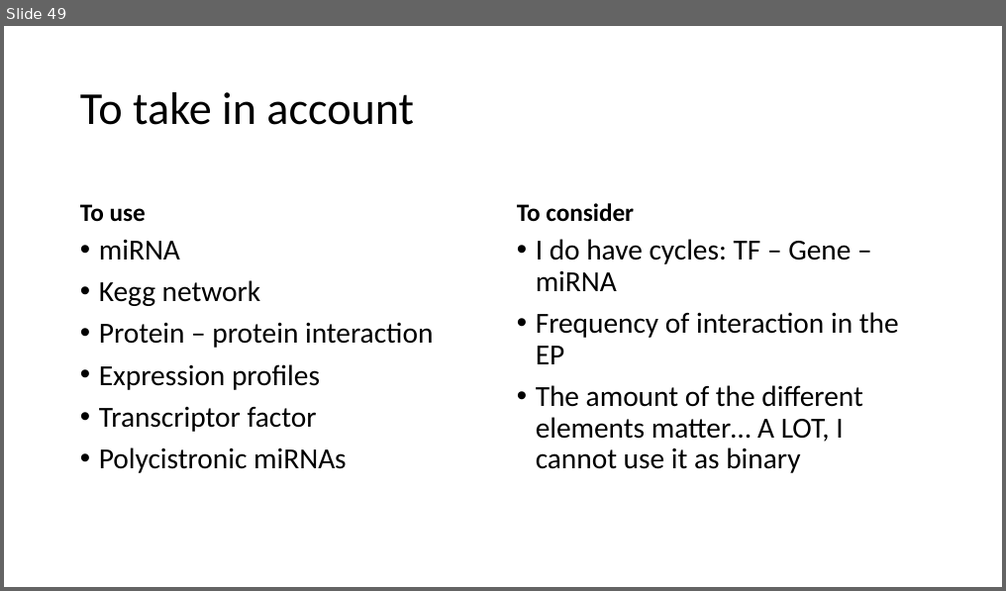
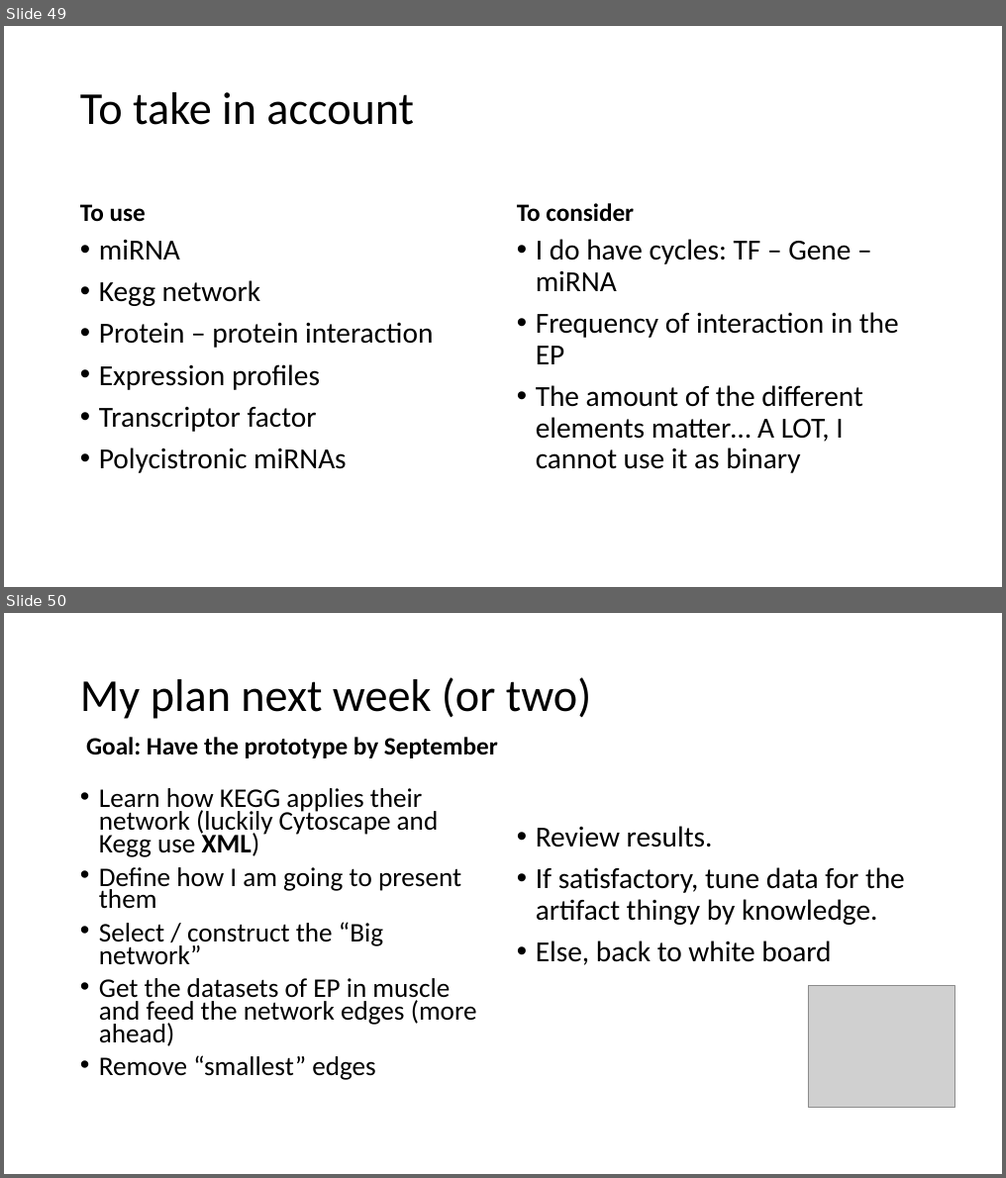
Before and after one commit to GuerreroVazquez/miRNA_small_tools, a slide deck: Presentations/A Network-bilogy persepctive_ANIMATION.pptx. Shown one above the other, each under a label of ours: slide 49 before the commit, slides 49 and 50 after it. The pictures are 1006x591 and 1006x1178 pixels, drawn with LibreOffice and Linux fonts; fonts in the diff are those of the drawing; grey boxes stand for pictures. Boxes give left, top, right and bottom in pixels: in the first picture for what was removed or moved away, otherwise in the second. Text is boxed around its words. In the diff, an @@ line names an element or a change of style, - is before the commit and + after.

```diff
--- a/Presentations/A Network-bilogy persepctive_ANIMATION.pptx
+++ b/Presentations/A Network-bilogy persepctive_ANIMATION.pptx
@@ slide 50 added at [4,613,1002,1174], background #FFFFFF @@
@@ title added at [80,677,591,719], 44 pt, text #000000 @@
+My plan next week (or two)
@@ text added at [86,737,498,759], 24 pt, text #000000, bold @@
+Goal: Have the prototype by September
@@ text added at [99,788,477,1080], 25.9 pt, text #000000 @@
+• Learn how KEGG applies their network (luckily Cytoscape and Kegg use XML)
+• Define how I am going to present them
+• Select / construct the “Big network”
+• Get the datasets of EP in muscle and feed the network edges (more ahead)
+• Remove “smallest” edges
@@ text added at [536,826,905,965], 28 pt, text #000000 @@
+• Review results.
+• If satisfactory, tune data for the artifact thingy by knowledge.
+• Else, back to white board
@@ picture added at [808,986,955,1107] @@
```
Also in this commit, not shown: 1 slide changed, 3 other slides added, 1 other file.
